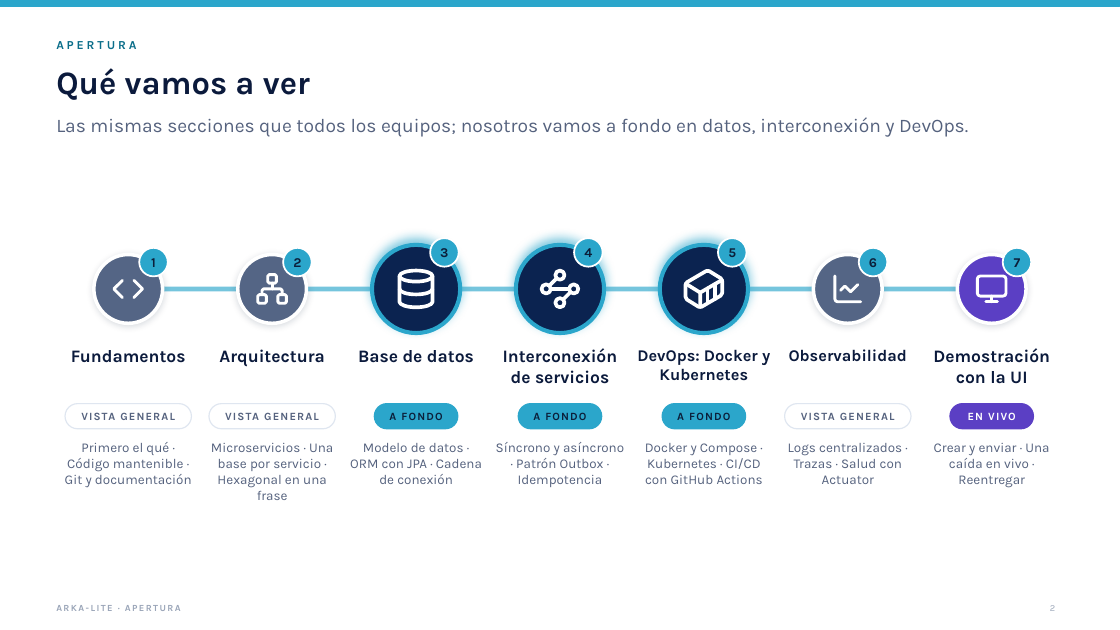
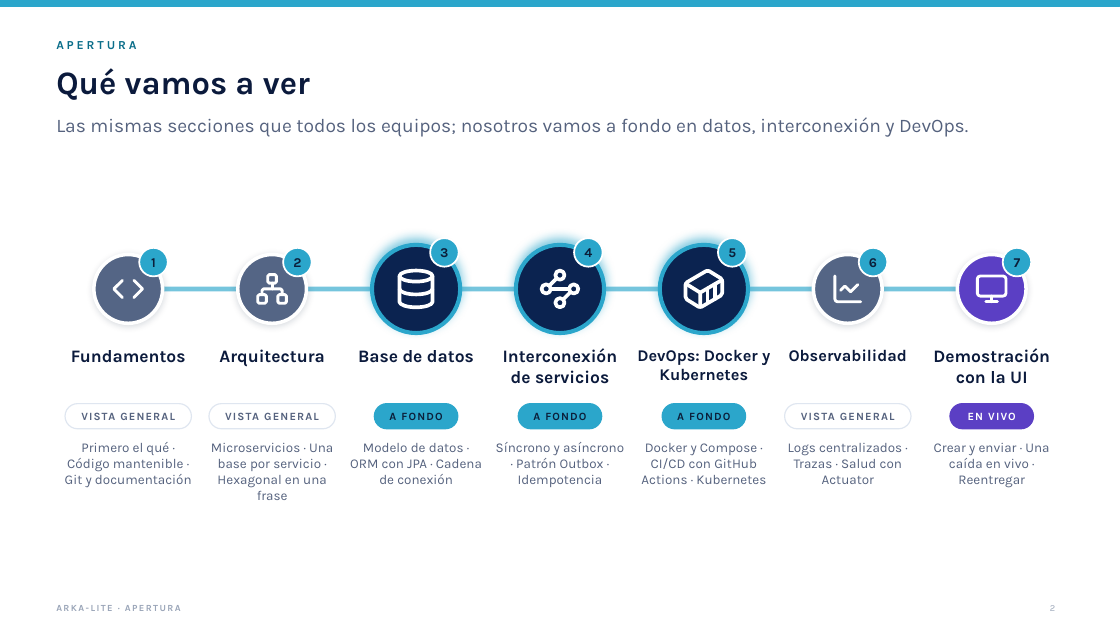
Before and after one commit to jfranceschi-dev/arka-lite, a slide deck: slide 2 of docs/presentation-data/pptx/ARKA-Lite-ejecutivo.pptx. Drawn at 1120x630 pixels with LibreOffice and Linux fonts; fonts in the diff are those of the drawing. Boxes give left, top, right and bottom in pixels: in the first picture for what was removed or moved away, otherwise in the second. Text is boxed around its words. In the diff, an @@ line names an element or a change of style, - is before the commit and + after.

```diff
--- a/docs/presentation-data/pptx/ARKA-Lite-ejecutivo.pptx
+++ b/docs/presentation-data/pptx/ARKA-Lite-ejecutivo.pptx
@@ text at (641,443,766,484): text changed @@
-Docker y Compose · Kubernetes · CI/CD con GitHub Actions
+Docker y Compose · CI/CD con GitHub Actions · Kubernetes
```
Also in this commit, not shown: 5 slides added, 19 other files.
